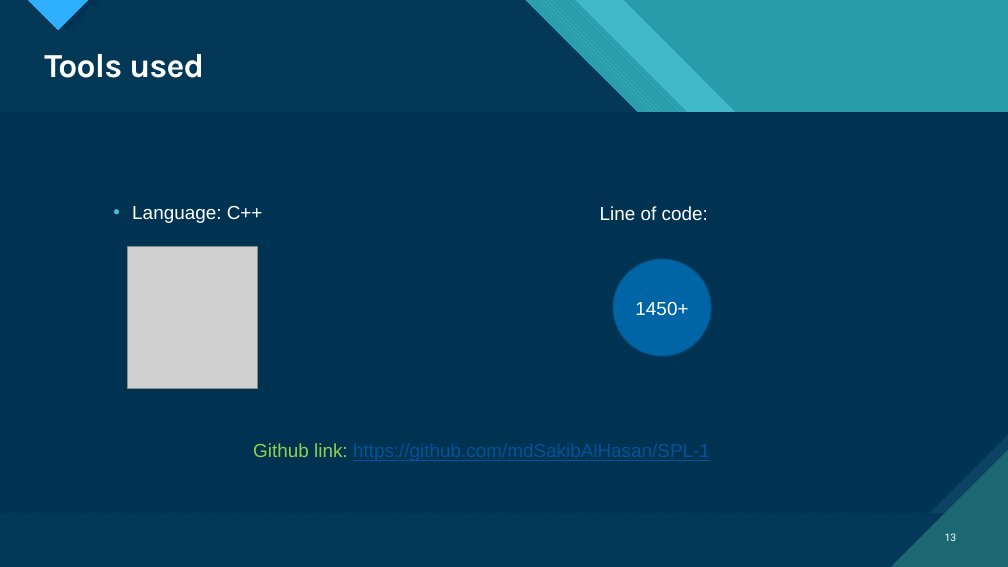
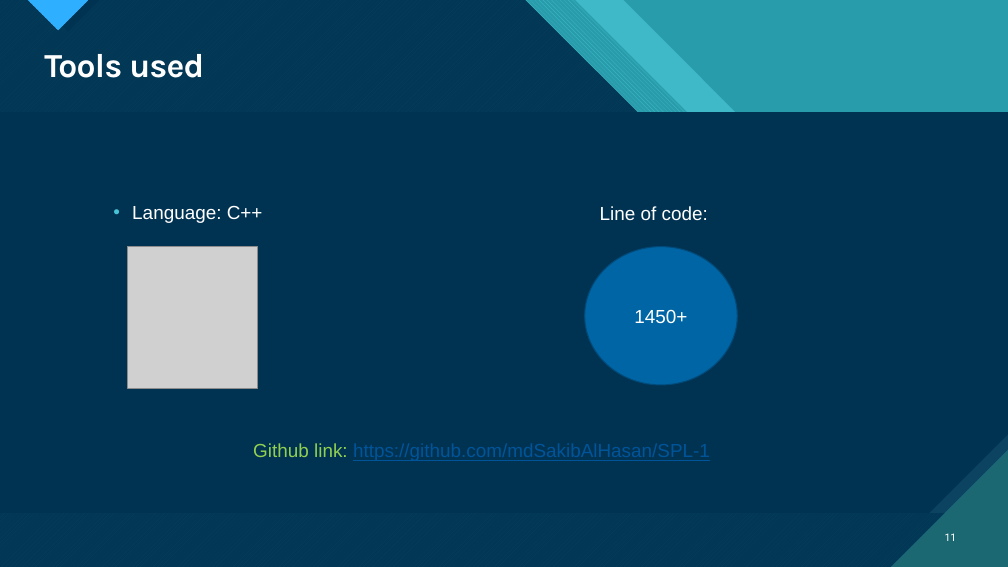
Before and after one commit to mdSakibAlHasan/SPL-1, a slide deck: slide 11 of Slide.pptx (slide 13 before the commit). Drawn at 1008x567 pixels with LibreOffice and Linux fonts; fonts in the diff are those of the drawing; grey boxes stand for pictures. Boxes give left, top, right and bottom in pixels: in the first picture for what was removed or moved away, otherwise in the second. Text is boxed around its words. In the diff, an @@ line names an element or a change of style, - is before the commit and + after.

```diff
--- a/Slide.pptx
+++ b/Slide.pptx
@@ ellipse "1450+": place and size @@
-ellipse "1450+" at bbox=[613, 259, 712, 356]
+ellipse "1450+" at bbox=[585, 247, 737, 385]
@@ page number at bbox=[945, 533, 957, 541]: text changed @@
-13
+11
```
Also in this commit, not shown: 3 other slides changed, 2 slides removed, 1 other file.
